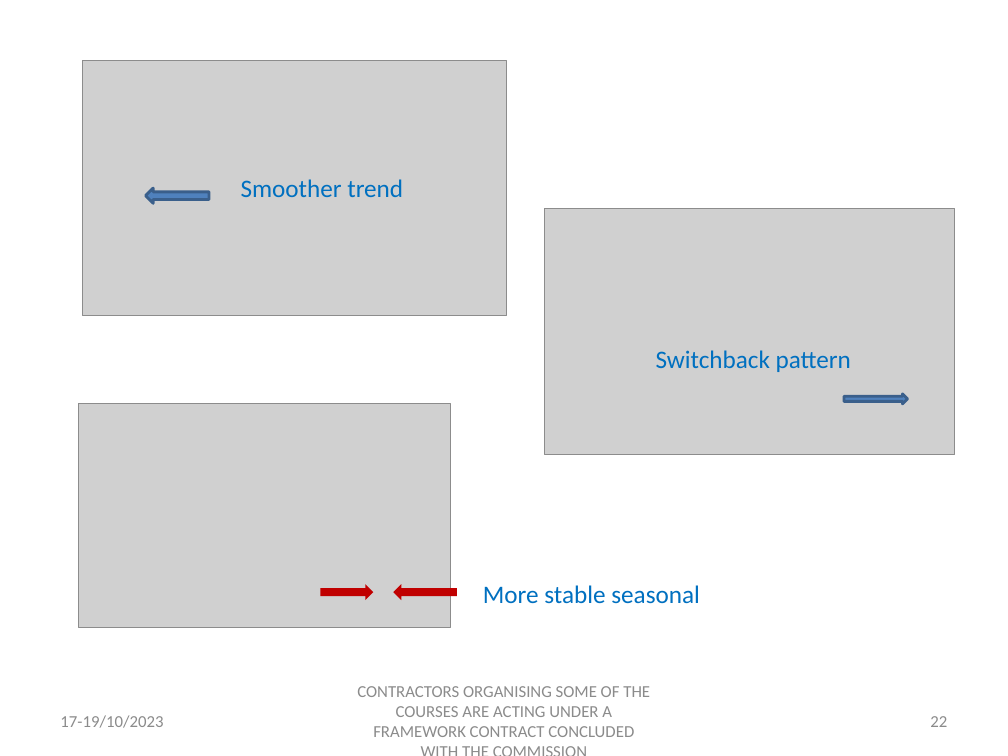
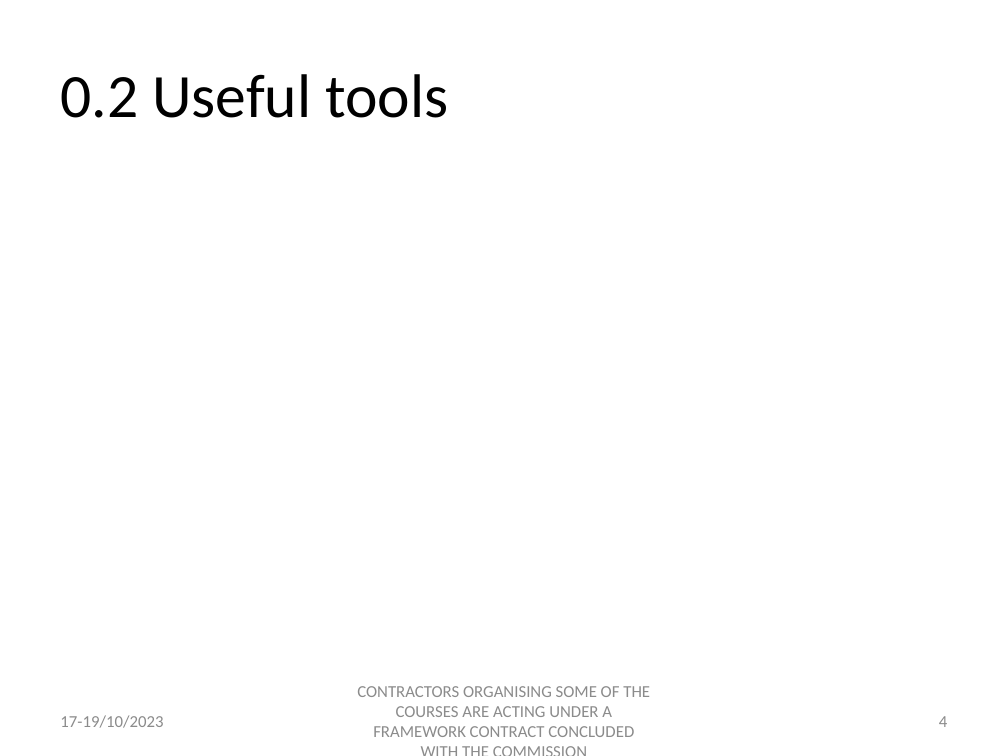
Before and after one commit to palatej/estp2023, a slide deck: slide 4 of Presentations/2.2 JD+_SEATS.pptx (slide 22 before the commit). Drawn at 1008x756 pixels with LibreOffice and Linux fonts; fonts in the diff are those of the drawing; grey boxes stand for pictures. Boxes give left, top, right and bottom in pixels: in the first picture for what was removed or moved away, otherwise in the second. Text is boxed around its words. In the diff, an @@ line names an element or a change of style, - is before the commit and + after.

```diff
--- a/Presentations/2.2 JD+_SEATS.pptx
+++ b/Presentations/2.2 JD+_SEATS.pptx
@@ title added at box(60, 74, 448, 118), 44 pt, text #000000 @@
+0.2 Useful tools
@@ picture removed at box(82, 60, 506, 316) @@
@@ text removed at box(241, 179, 403, 197) @@
-Smoother trend
@@ left arrow removed at box(145, 188, 209, 204) @@
@@ picture removed at box(544, 209, 955, 455) @@
@@ text removed at box(656, 350, 851, 372) @@
-Switchback pattern
@@ picture removed at box(79, 404, 451, 628) @@
@@ right arrow removed at box(844, 394, 907, 404) @@
@@ right arrow removed at box(321, 585, 374, 601) @@
@@ left arrow removed at box(393, 585, 457, 601) @@
@@ text removed at box(483, 585, 700, 604) @@
-More stable seasonal
@@ page number at box(939, 716, 947, 727): text changed @@
-22
+4
```
Also in this commit, not shown: 17 other slides changed, 5 slides added, 14 other files.
